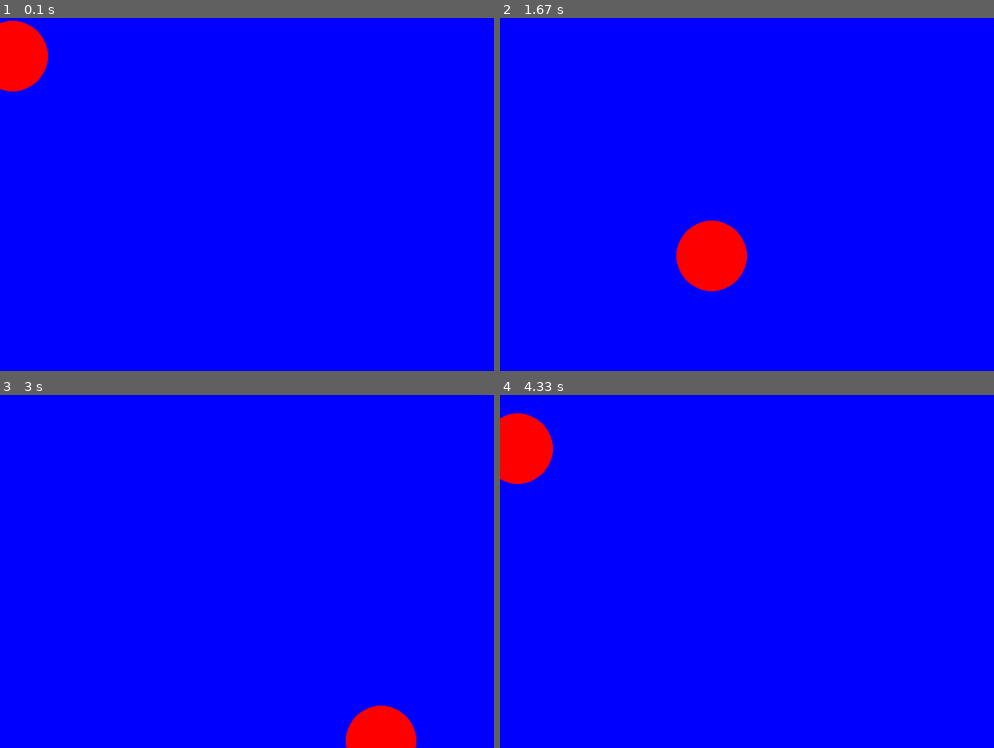
Above: before the commit, frames 1-4 (two rows, left to right).
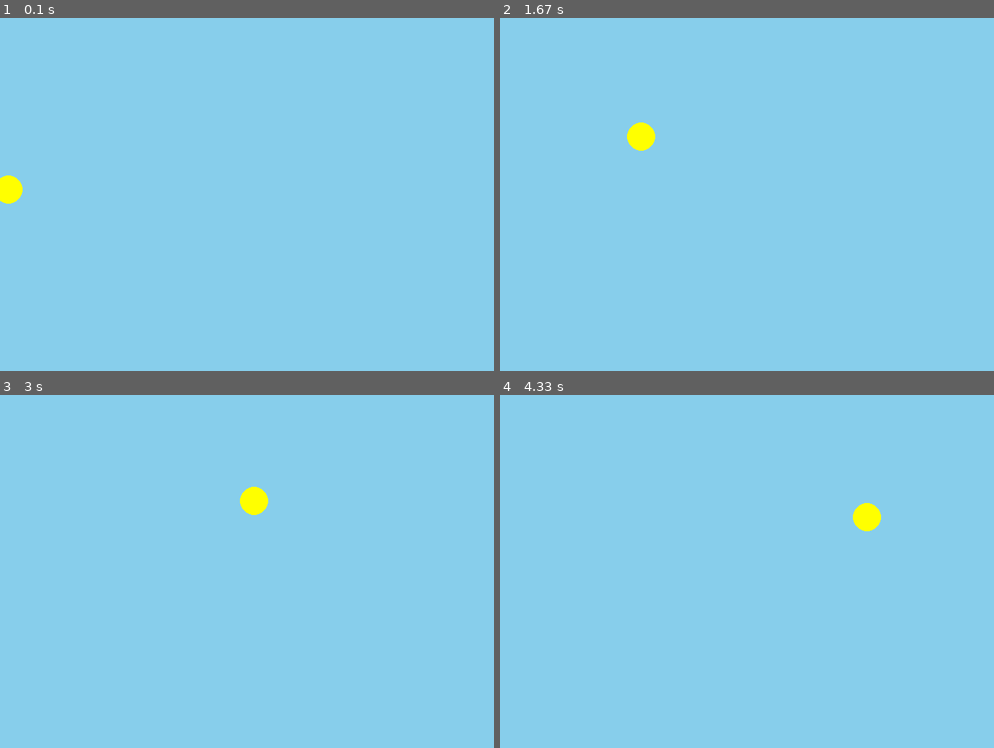
Above: after the commit, the same moments.

Repository: ZafarK638/zafark-python-classwork
Game: pygame game, started from programming/pygame practice/starter/house_with_the_rising_sun.py
Two runs of this game, one before a commit and one after it. Both use one fixed random seed, a clock stepped at 60 frames per second and the inputs below.
Inputs:
- Up to frame 1 (0.1 s): no input
- Up to frame 2 (1.67 s): no input
- Up to frame 3 (3 s): no input
- Up to frame 4 (4.33 s): no input

The runs differ from the first frame. In frame 1, 100% of the frame differs, in the area x 0-100%, y 0-100%; in frame 2, 100%; in frame 3, 100%; in frame 4, 100%.

Commit message:
Update house_with_the_rising_sun.py

Diff:
--- a/programming/pygame practice/starter/house_with_the_rising_sun.py
+++ b/programming/pygame practice/starter/house_with_the_rising_sun.py
@@ -1,5 +1,4 @@
 import pygame
-import math
 
 # Define some colors
 BLACK = (0, 0, 0)
@@ -7,11 +6,17 @@
 GREEN = (0, 255, 0)
 RED = (255, 0, 0)
 BLUE = (0, 0, 255)
+sky_blue = (135, 206, 235)
+night_sky = (0, 0, 0)
+col_sun = (255, 255, 0)
+col_moon = (192, 192, 192)
 
 pygame.init()
 
 # Set the width and height of the screen [width, height]
-size = (700, 500)
+width = 700
+height = 500
+size = (width, height)
 screen = pygame.display.set_mode(size)
 
 pygame.display.set_caption("The House with the Rising Sun")
@@ -22,10 +27,17 @@
 # Used to manage how fast the screen updates
 clock = pygame.time.Clock()
 fps_limit = 60
-x_pos = 0
-y_pos = 0
-radius = 5
 
+# Circle properties
+radius = 20  # Radius of the circle (the "sun")
+x_pos = 0  # Start at the left of the screen
+y_pos = height // 2  # Start at the vertical center of the screen
+
+x_speed = 2  # Move to the right
+max_height = 100  # The highest point of the arc
+
+# Initialize the current phase of the sky
+is_daytime = True  # Start with daytime
 
 # -------- Main Program Loop -----------
 while not gameOver:
@@ -34,35 +46,38 @@
         if event.type == pygame.QUIT:
             gameOver = True
 
-    # --- Game logic should go here
+    # --- Game logic for smooth rising and setting sun (arc motion)
 
-    if x_pos > 700:
-        x_pos = -50
-    else:
-        x_pos += 3
+    x_pos += x_speed  # Move right
 
-    if y_pos > 500:
-        y_pos = -50
-    else:
-        y_pos += 9
+    # Calculate the distance from the center of the screen (horizontally)
+    distance_from_center = abs(x_pos - width // 2)
 
-    if radius > 50:
-        radius = 5
-    else:
-        radius += 1
+    # Create a smooth arc using a parabolic-like effect
+    # The farther x_pos is from the center, the lower the y_pos
+    y_pos = height // 2 - ((1 - (distance_from_center / (width // 2)) ** 2) * max_height)
 
-    # --- Screen-clearing code goes here
+    # --- Change colors based on position
+    if x_pos - radius >= width:  # Check if it reaches the right edge of the screen
+        # Reset to the left starting position for the next loop
+        x_pos = 0
 
-    # Here, we clear the screen to white. Don't put other drawing commands
-    # above this, or they will be erased with this command.
+        # Change the phase of the sky after a complete rotation
+        is_daytime = not is_daytime  # Toggle between day and night
 
-    # If you want a background image, replace this clear with blit'ing the
-    # background image.
-    screen.fill(BLUE)
+    # Set background color and sun color based on the phase
+    if is_daytime:  # Daytime
+        background_color = sky_blue
+        sun_color = col_sun
+    else:  # Nighttime
+        background_color = night_sky
+        sun_color = col_moon
 
-    # --- Drawing code should go here
-    pygame.draw.circle(screen, RED, [x_pos,y_pos],50)
+    # --- Screen-clearing code
+    screen.fill(background_color)
 
+    # --- Drawing code
+    pygame.draw.circle(screen, sun_color, [int(x_pos), int(y_pos)], radius)
 
     # --- Go ahead and update the screen with what we've drawn.
     pygame.display.flip()
